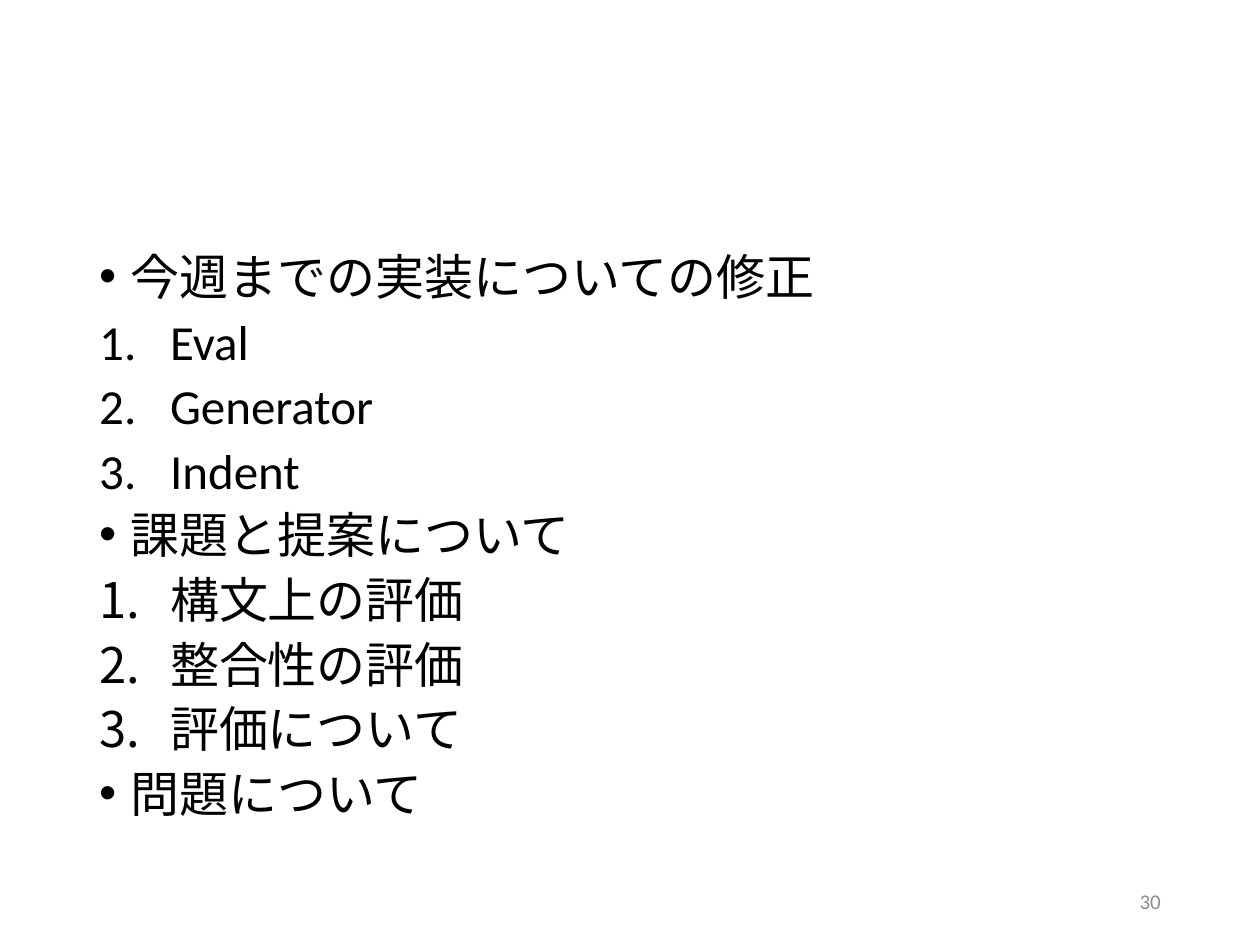
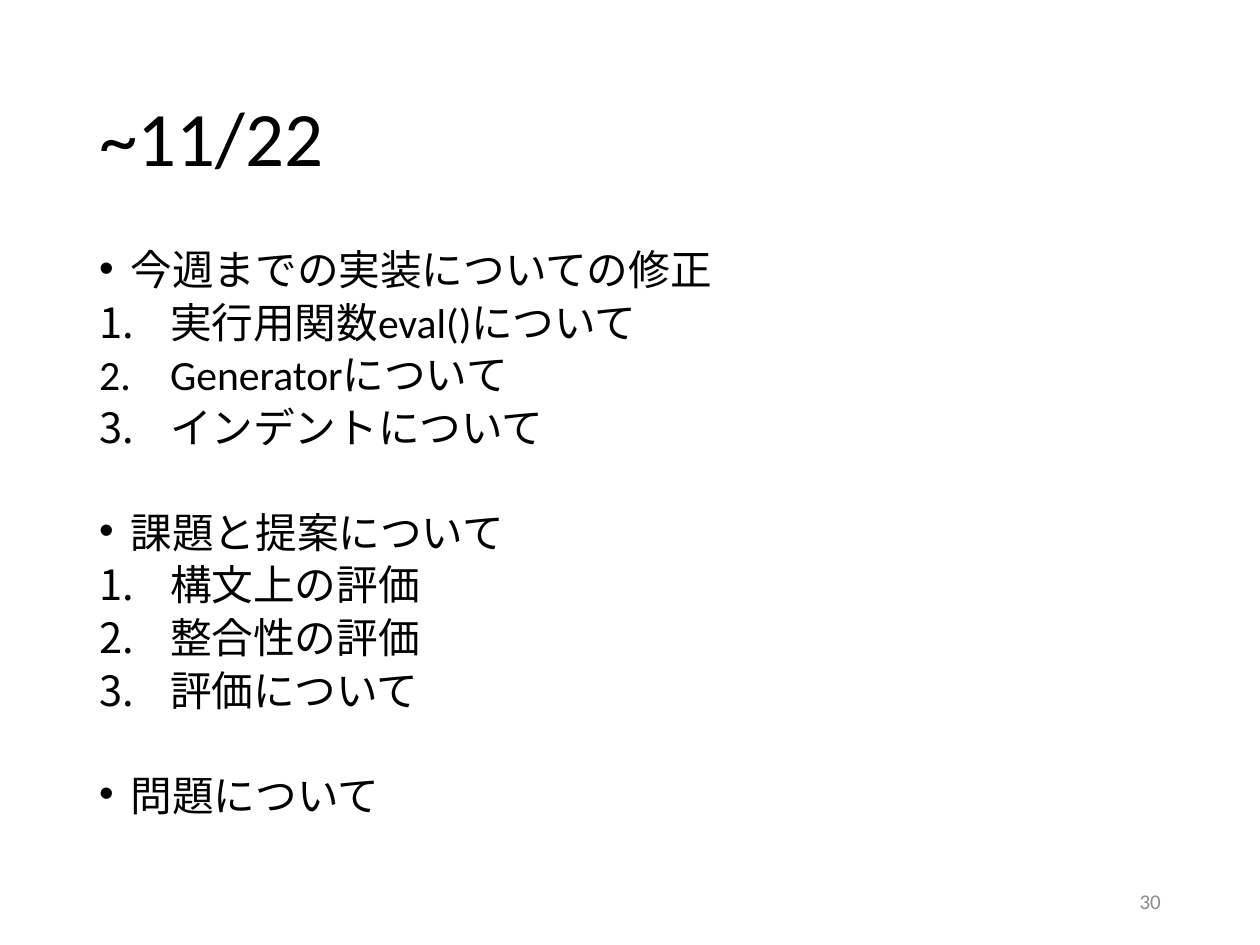
Before and after one commit to kait-takanolab/1821121-shimaoka-thesis, a slide deck: slide 30 of 1821121_shimaoka_sotsuken.pptx. Drawn at 1260x945 pixels with LibreOffice and Linux fonts; fonts in the diff are those of the drawing. Boxes give left, top, right and bottom in pixels: in the first picture for what was removed or moved away, otherwise in the second. Text is boxed around its words. In the diff, an @@ line names an element or a change of style, - is before the commit and + after.

```diff
--- a/1821121_shimaoka_sotsuken.pptx
+++ b/1821121_shimaoka_sotsuken.pptx
@@ title added at (99,112,323,170), 44 pt, text #000000 @@
+~11/22
@@ text at (131,250,712,815): size 28 to 23.8 pt in "今週までの実装についての修正", "課題と提案について", "構文上の評価", "整合性の評価" and 2 more places; line spacing 0.8 to 0.7 @@
@@ text at (170,303,636,446): text changed; size 28 to 23.8 pt @@
-1. Eval
-2. Generator
-3. Indent
+1. 実行用関数eval()について
+2. Generatorについて
+3. インデントについて
```
Also in this commit, not shown: 5 other slides changed, 2 slides added, 2 other files.
